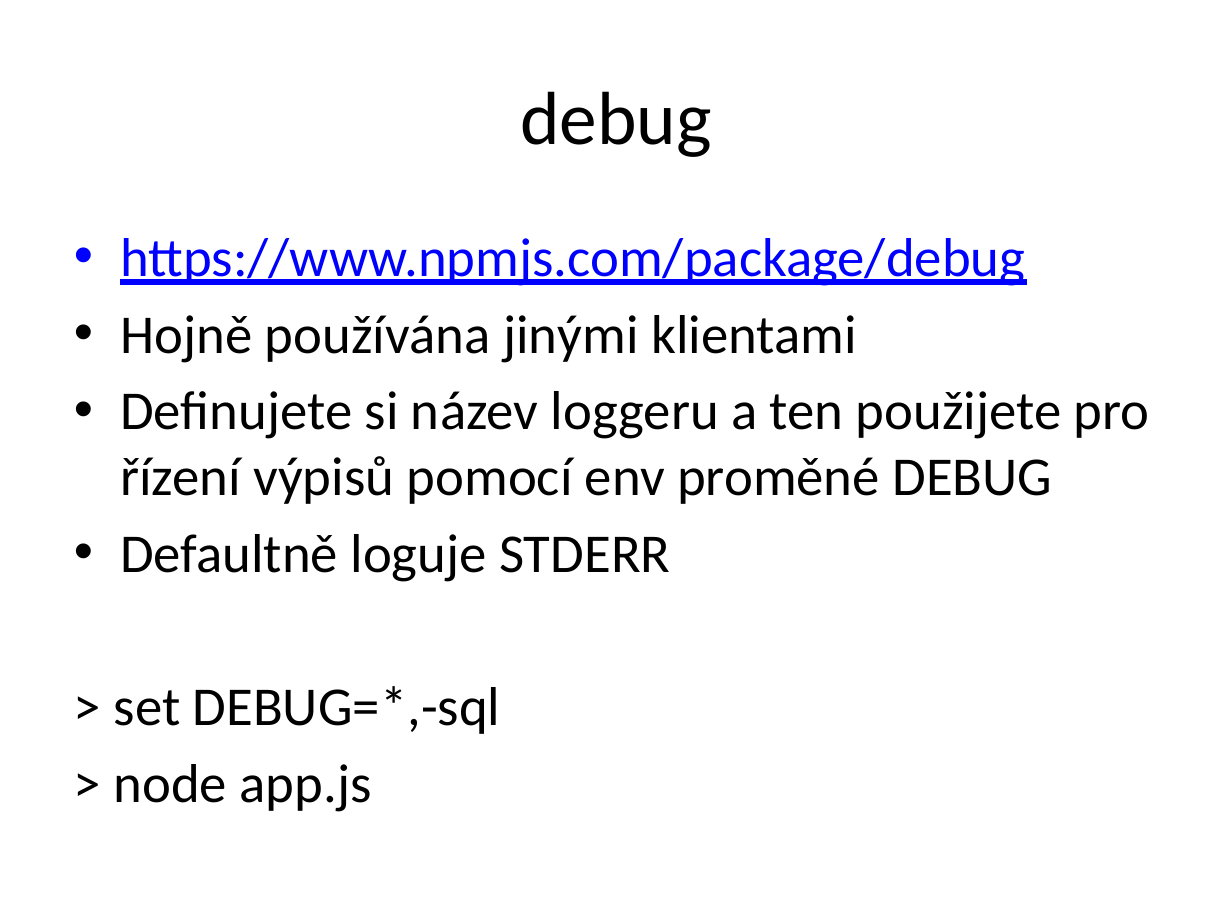
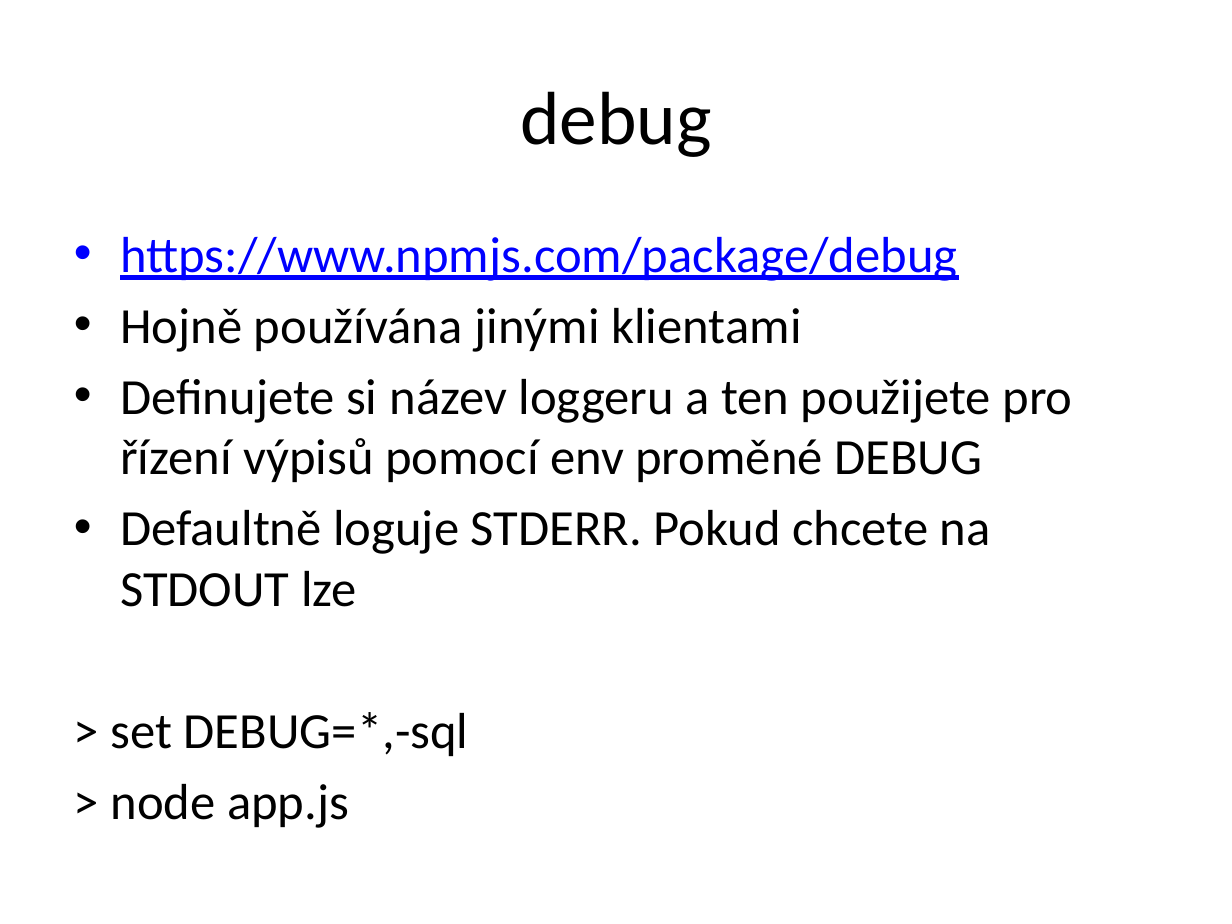
Before and after one commit to etnetera-activate/node-minicourse, a slide deck: slide 22 of node-uvod.pptx (slide 20 before the commit). Drawn at 1232x924 pixels with LibreOffice and Linux fonts; fonts in the diff are those of the drawing; background and template pictures are left out. Boxes give left, top, right and bottom in pixels: in the first picture for what was removed or moved away, otherwise in the second. Text is boxed around its words. In the diff, an @@ line names an element or a change of style, - is before the commit and + after.

```diff
--- a/node-uvod.pptx
+++ b/node-uvod.pptx
@@ text at (x1=111, y1=237, x2=1073, y2=828): size 32 to 29.6 pt in "https://www.npmjs.com/package/debug", "Hojně používána jinými klientami", "Definujete si název loggeru a ten použijete ...", "> set DEBUG=*,-sql" and 1 more places @@
@@ text at (x1=120, y1=510, x2=991, y2=607): text changed; size 32 to 29.6 pt @@
-• Defaultně loguje STDERR
+• Defaultně loguje STDERR. Pokud chcete na STDOUT lze
```
Also in this commit, not shown: 3 other slides changed, 6 slides added, 2 slides removed, 6 other files.
